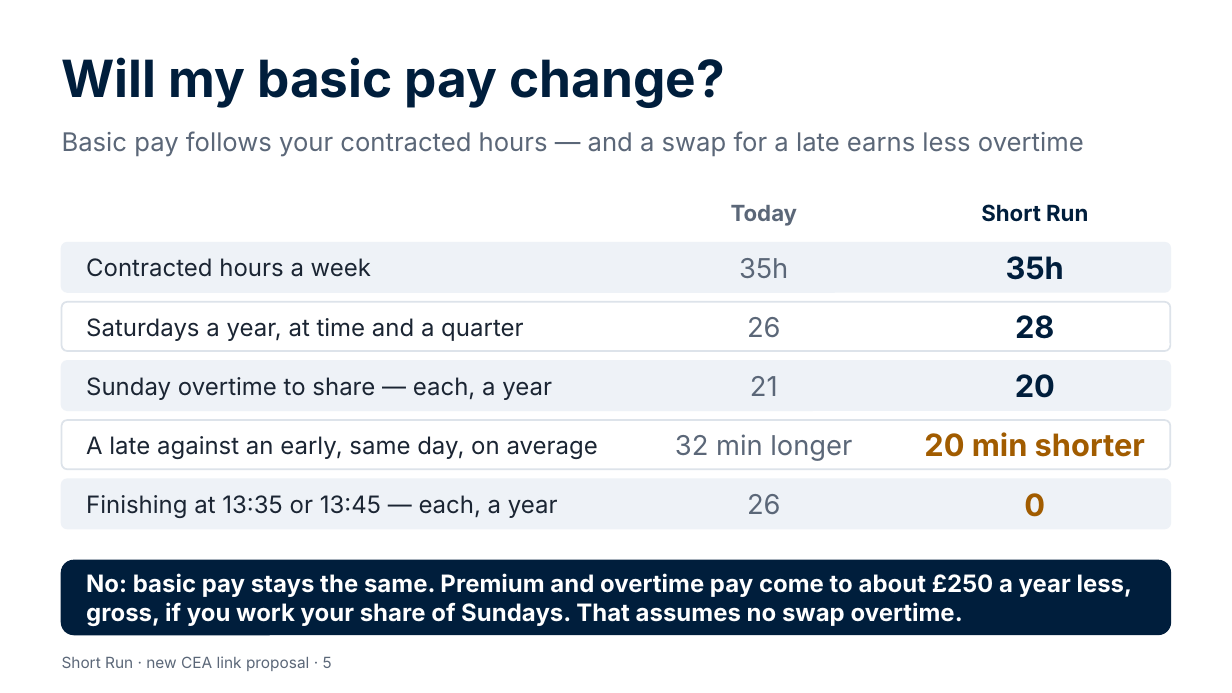
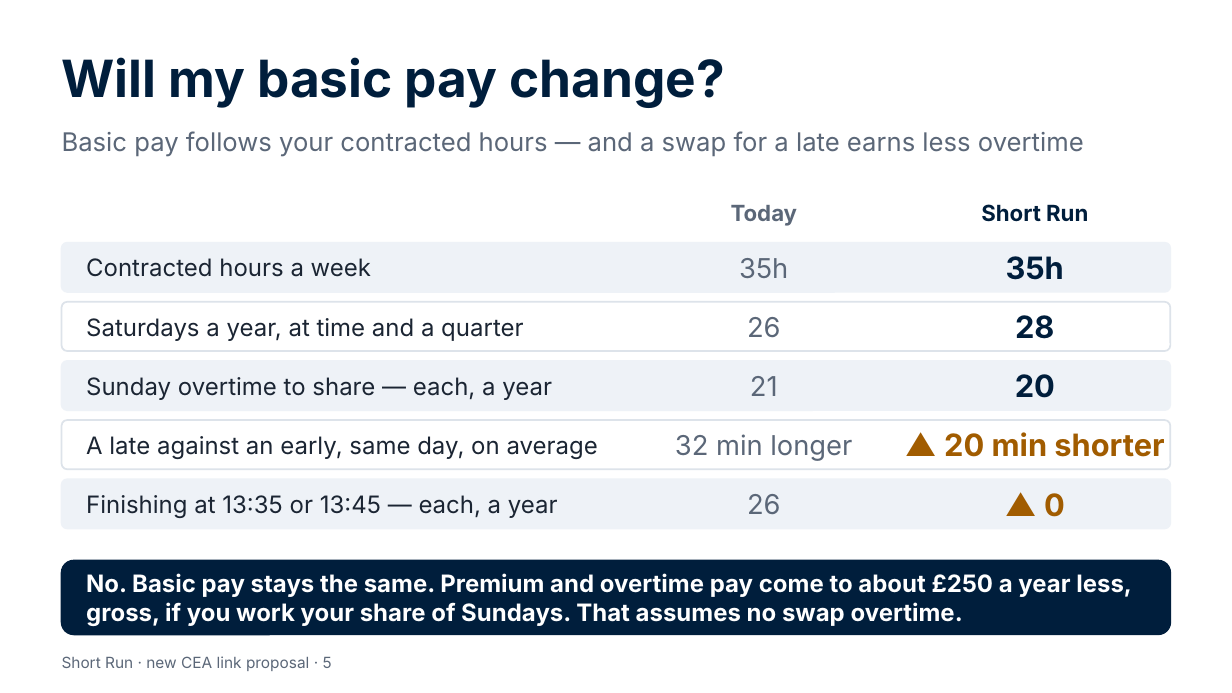
Before and after one commit to Garethdavidmiller/roster-app, a slide deck: slide 5 of docs/links-26/presentations/Short-Run-for-colleagues.pptx. Drawn at 1232x693 pixels with LibreOffice and Linux fonts; fonts in the diff are those of the drawing. Boxes give left, top, right and bottom in pixels: in the first picture for what was removed or moved away, otherwise in the second. Text is boxed around its words. In the diff, an @@ line names an element or a change of style, - is before the commit and + after.

```diff
--- a/docs/links-26/presentations/Short-Run-for-colleagues.pptx
+++ b/docs/links-26/presentations/Short-Run-for-colleagues.pptx
@@ text at (944,432,1164,457): text changed @@
-20 min shorter
+▲ 20 min shorter
@@ text at (1044,493,1065,517): text changed @@
-0
+▲ 0
@@ text at (86,573,1132,626): text changed @@
-No: basic pay stays the same. Premium and overtime pay come to about £250 a year less, gross, if you work your share of Sundays. That assumes no swap overtime.
+No. Basic pay stays the same. Premium and overtime pay come to about £250 a year less, gross, if you work your share of Sundays. That assumes no swap overtime.
```
Also in this commit, not shown: 10 other slides changed, 56 other files.
